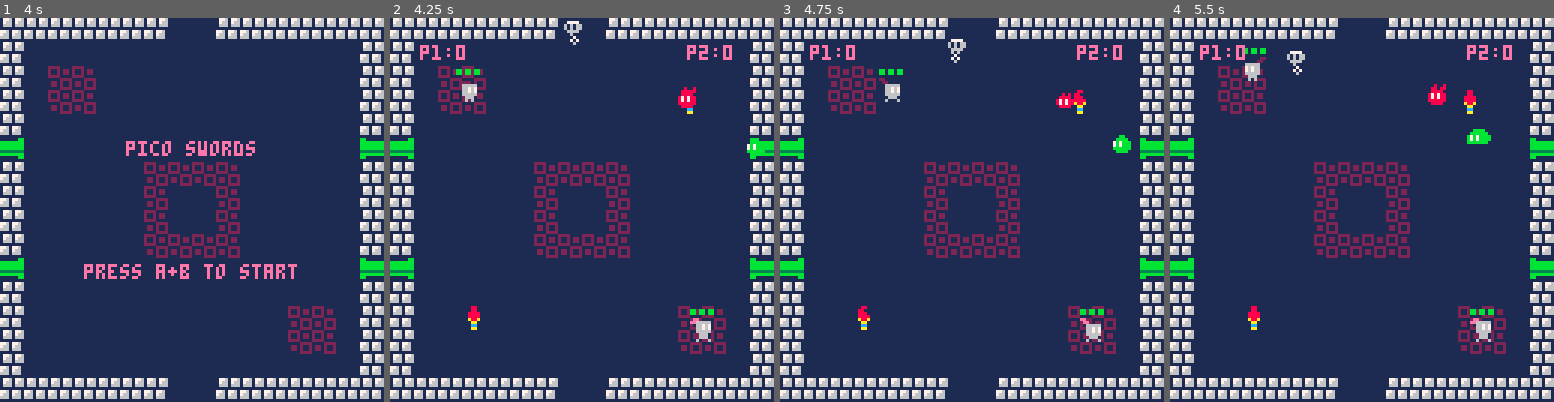
Above: before the commit, frames 1-4 (left to right).
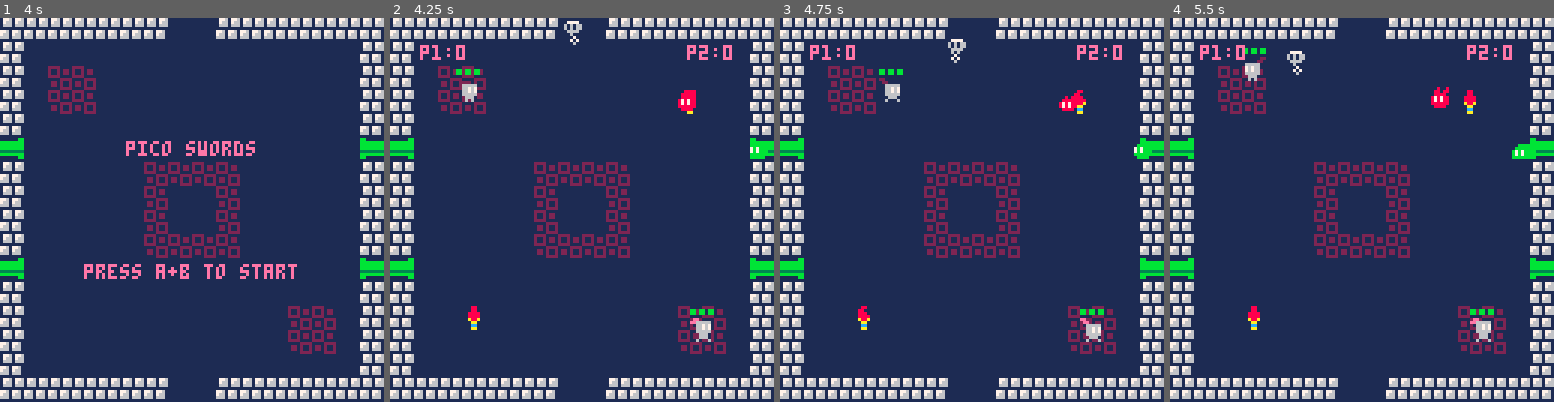
Above: after the commit, the same moments.

Repository: nikolawhallon/picoswords
Game: PICO-8 cartridge picoswords.p8
Same seed, same stepped clock (60 frames per second), same inputs: the game is played once before the commit and once after it.
Inputs:
- Up to frame 1 (4 s): tap X (X key) at 0.33, 1.07, 1.85, 2.97 s; tap O (Z key) at 0.7, 1.7, 2.1, 2.5, 2.9, 3.3, 3.7 s; hold Right 1.6-2.1 s; hold Up 2.15-2.42 s; hold Right 2.47-3.03 s; hold Left 3.08-3.58 s; hold Down 3.63-3.97 s
- Up to frame 2 (4.25 s): hold Right from 4.02 s (still down); tap X (X key) at 4.08 s; tap O (Z key) at 4.1 s
- Up to frame 3 (4.75 s): tap O (Z key) at 4.5 s; release Right at 4.68 s; hold Up from 4.73 s (still down)
- Up to frame 4 (5.5 s): tap O (Z key) at 4.9, 5.3 s; release Up at 5.03 s; hold Left from 5.08 s (still down); tap X (X key) at 5.2 s

Frame 1 is identical in both runs. In frame 2, 0.2% of the frame differs, in the area x 75-99%, y 17-37%; in frame 3, 0.4%; in frame 4, 0.6%, in the area x 67-96%, y 17-37%.

Commit message:
enemies pick closer living player to follow

Diff:
--- a/picoswords.p8
+++ b/picoswords.p8
@@ -2,6 +2,18 @@
 version 42
 __lua__
 -- functions and objects
+
+function closer(t,a,b)
+ local adx=abs(t.x-a.x)
+ local bdx=abs(t.x-b.x)
+ local ady=abs(t.y-a.y)
+ local bdy=abs(t.y-b.y)
+ if adx+ady < bdx+bdy then
+  return a
+ else
+  return b
+ end
+end
 
 function is_close(x1,y1,x2,y2)
  if x1-x2>2 then
@@ -416,12 +428,14 @@
 
  for enemy in all(enemies) do
   if enemy.typ=='glom' or enemy.typ=='blofire' or enemy.typ=='skele' then
-   -- todo:
-   -- assign based on closest
-   if p1.health > 0 then
+   if p1.health > 0 and p2.health > 0 then
+    local p=closer(enemy,p1,p2)
+    enemy.dst_x=p.x
+    enemy.dst_y=p.y
+   elseif p1.health > 0 then
     enemy.dst_x=p1.x
     enemy.dst_y=p1.y
-   elseif p2.health > 0 then
+   else
     enemy.dst_x=p2.x
     enemy.dst_y=p2.y
    end
